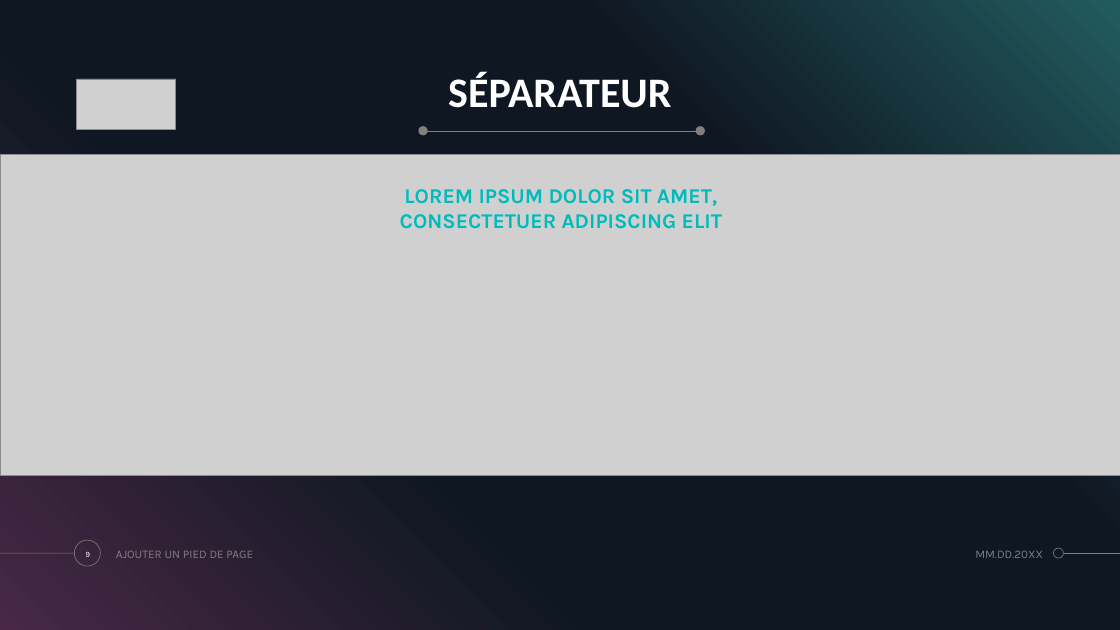
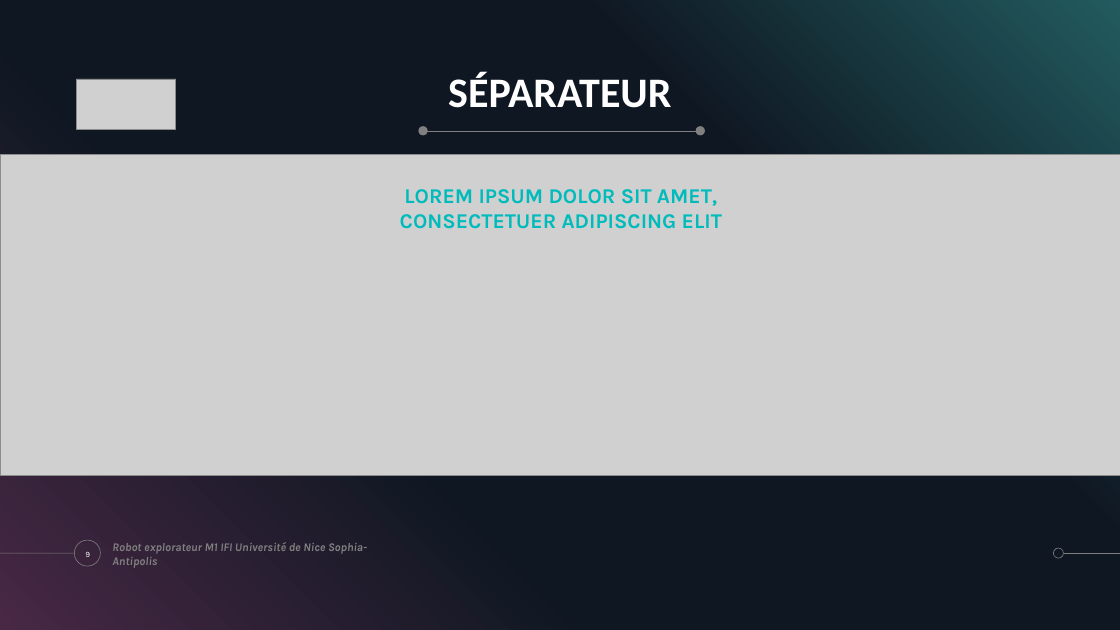
Before and after one commit to ChloeMaccarinelli/TER_M1_S2, a slide deck: slide 9 of doc/Diapo_LOTFI_MACCARINELLI_MARION.pptx. Drawn at 1120x630 pixels with LibreOffice and Linux fonts; fonts in the diff are those of the drawing; grey boxes stand for pictures. Boxes give left, top, right and bottom in pixels: in the first picture for what was removed or moved away, otherwise in the second. Text is boxed around its words. In the diff, an @@ line names an element or a change of style, - is before the commit and + after.

```diff
--- a/doc/Diapo_LOTFI_MACCARINELLI_MARION.pptx
+++ b/doc/Diapo_LOTFI_MACCARINELLI_MARION.pptx
@@ text at [112, 542, 367, 568]: text changed; bold on; italic on @@
-AJOUTER UN PIED DE PAGE
+Robot explorateur M1 IFI Université de Nice Sophia-Antipolis
@@ text removed at [975, 550, 1043, 558] @@
-MM.DD.20XX
```
Also in this commit, not shown: 25 other slides changed, 1 other file.
